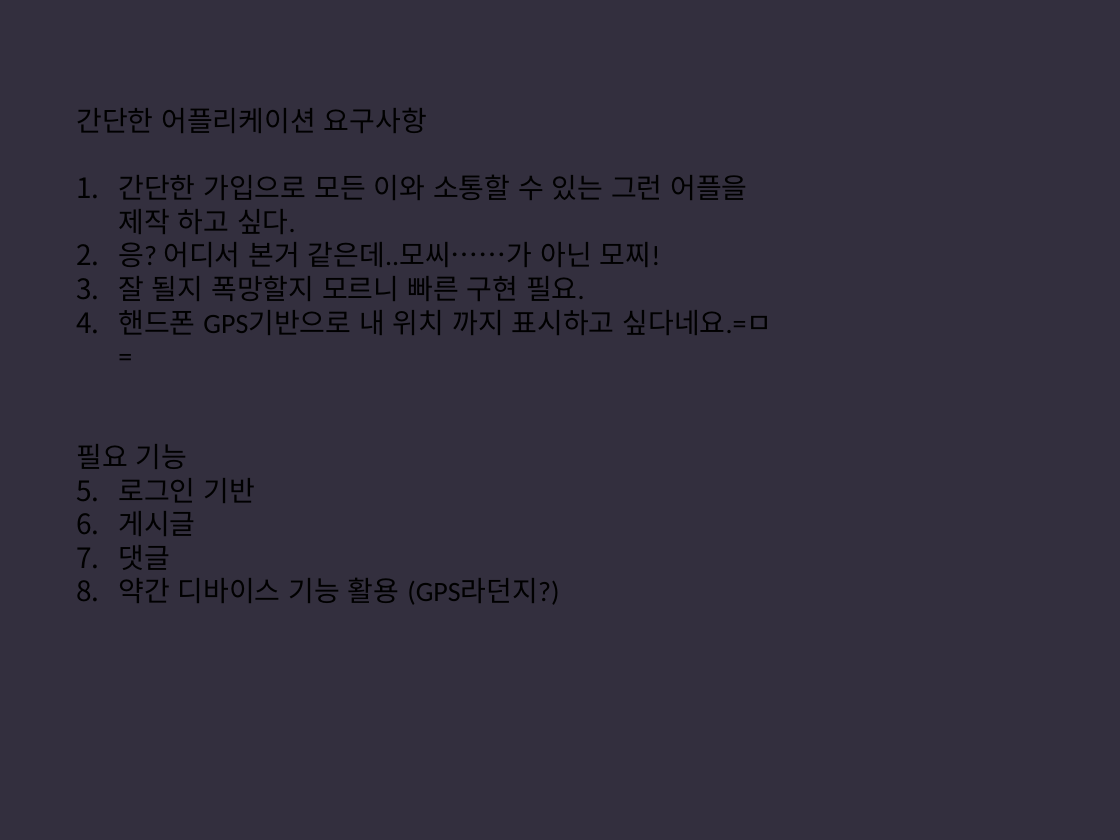
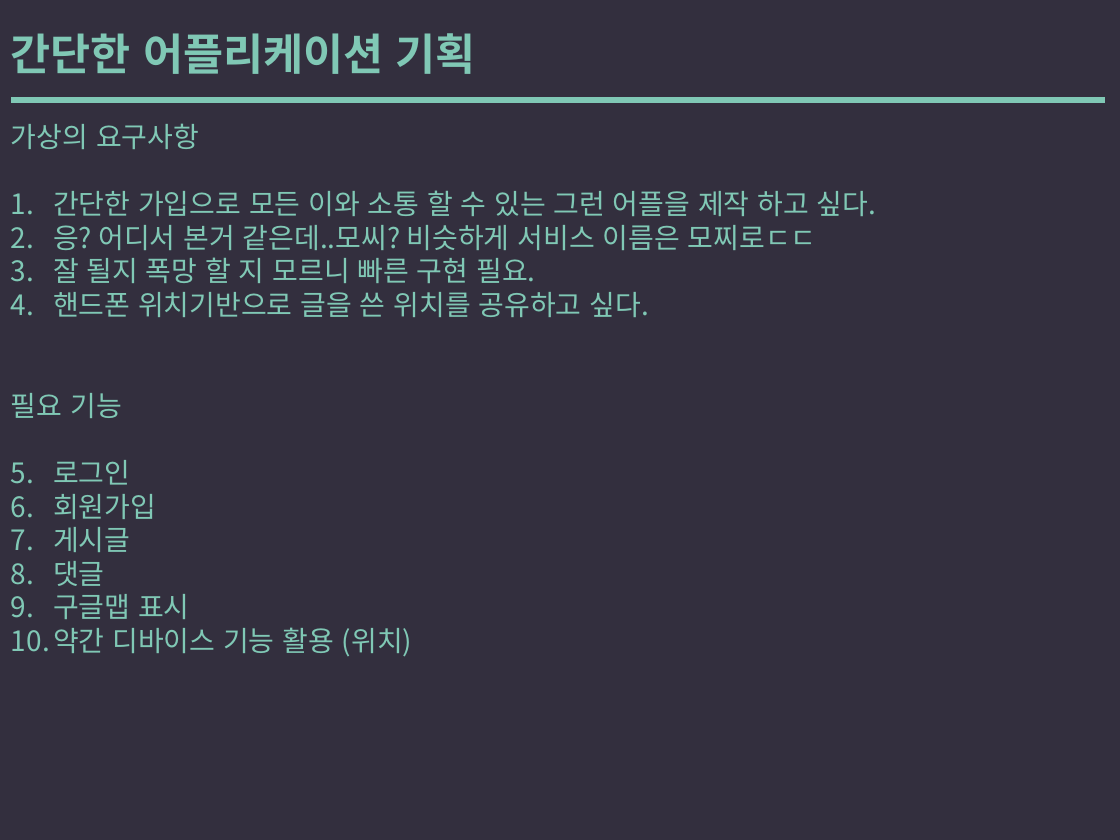
Before and after one commit to yysstory/mozzi, a slide deck: slide 9 of DOCS/1.pptx (slide 10 before the commit). Drawn at 1120x840 pixels with LibreOffice and Linux fonts; fonts in the diff are those of the drawing. Boxes give left, top, right and bottom in pixels: in the first picture for what was removed or moved away, otherwise in the second. Text is boxed around its words. In the diff, an @@ line names an element or a change of style, - is before the commit and + after.

```diff
--- a/DOCS/1.pptx
+++ b/DOCS/1.pptx
@@ text added at [11,33,475,74], 28 pt, text #80C8B5, bold @@
+간단한 어플리케이션 기획
@@ text "가상의 요구사항": place and size @@
-text "가상의 요구사항" at [76,108,772,605]
+text "가상의 요구사항" at [11,123,876,657]
@@ line added from (15, 100) to (1102, 100), #80C8B5 4 pt @@
@@ text at [11,123,876,317]: text changed; font Calibri to Noto Sans CJK KR; text colour #000000 to #80C8B5 @@
-간단한 어플리케이션 요구사항
-1. 간단한 가입으로 모든 이와 소통할 수 있는 그런 어플을 제작 하고 싶다.
-2. 응? 어디서 본거 같은데..모씨……가 아닌 모찌!
-3. 잘 될지 폭망할지 모르니 빠른 구현 필요.
-4. 핸드폰 GPS기반으로 내 위치 까지 표시하고 싶다네요.=ㅁ=
+가상의 요구사항
+1. 간단한 가입으로 모든 이와 소통 할 수 있는 그런 어플을 제작 하고 싶다.
+2. 응? 어디서 본거 같은데..모씨? 비슷하게 서비스 이름은 모찌로ㄷㄷ
+3. 잘 될지 폭망 할 지 모르니 빠른 구현 필요.
+4. 핸드폰 위치기반으로 글을 쓴 위치를 공유하고 싶다.
@@ text at [11,393,130,586]: font Calibri to Noto Sans CJK KR, text colour #000000 to #80C8B5 in "필요 기능", "게시글", "댓글" @@
@@ text at [53,460,156,519]: text changed; font Calibri to Noto Sans CJK KR; text colour #000000 to #80C8B5 @@
-1. 로그인 기반
+1. 로그인
+2. 회원가입
@@ text at [53,594,412,657]: text changed; font Calibri to Noto Sans CJK KR; text colour #000000 to #80C8B5 @@
-4. 약간 디바이스 기능 활용 (GPS라던지?)
+5. 구글맵 표시
+6. 약간 디바이스 기능 활용 (위치)
```
Also in this commit, not shown: 16 other slides changed, 1 slide added, 1 slide removed.
